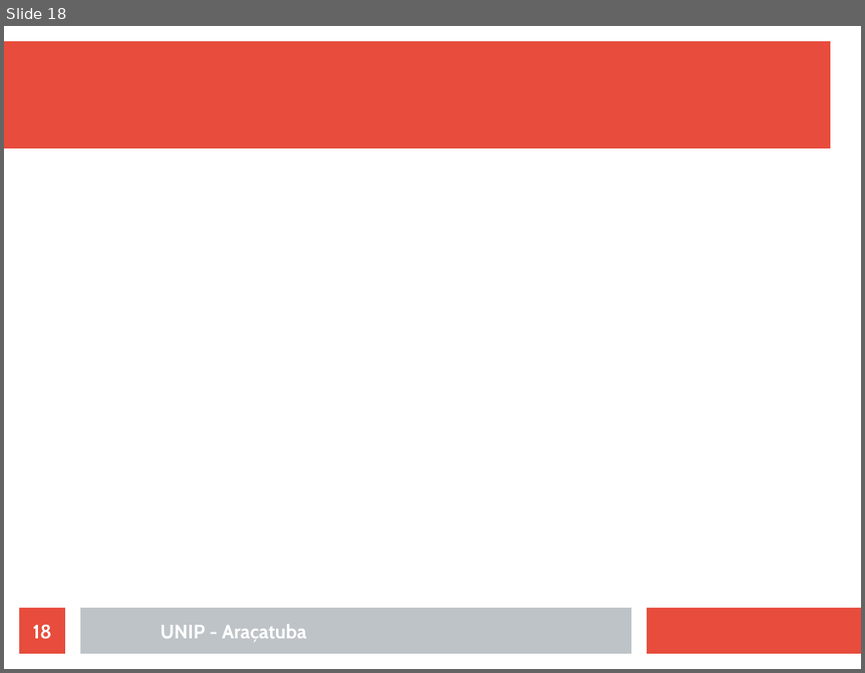
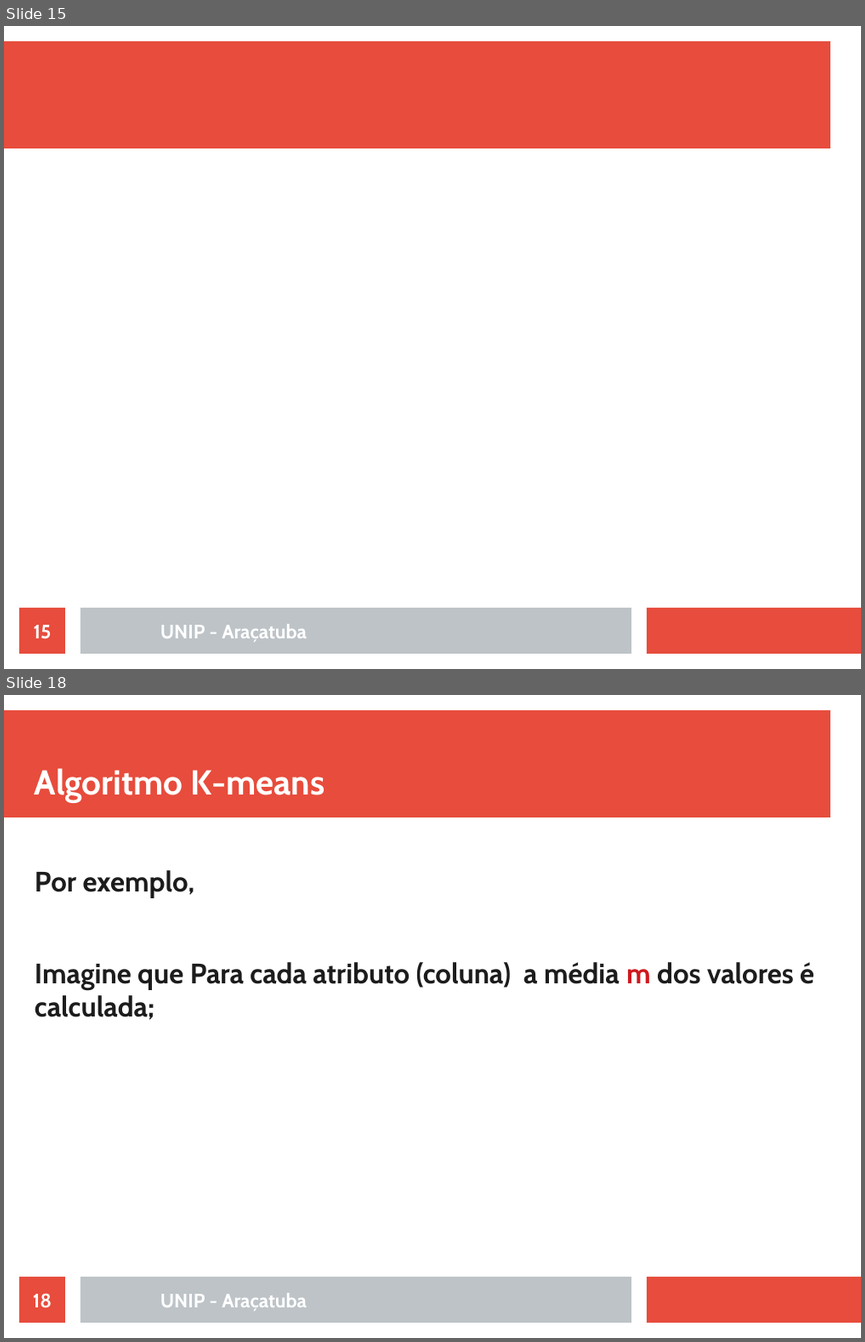
Before and after one commit to rafaelstojoao/pos-unip, a slide deck: [2020][modulo][Machine_Learning]/[aula]02[Agrupamento].odp. Shown one above the other, each under a label of ours: slide 18 before the commit, slides 15 and 18 after it; the slides between them are not shown. The pictures are 865x673 and 865x1342 pixels, drawn with LibreOffice and Linux fonts; fonts in the diff are those of the drawing. Boxes give left, top, right and bottom in pixels: in the first picture for what was removed or moved away, otherwise in the second. Text is boxed around its words. In the diff, an @@ line names an element or a change of style, - is before the commit and + after.

```diff
--- a/[2020][modulo][Machine_Learning]/[aula]02[Agrupamento].odp
+++ b/[2020][modulo][Machine_Learning]/[aula]02[Agrupamento].odp
@@ slide 18 added at (4, 695, 861, 1338), background #FFFFFF; not listed: 3 template elements that a slide beside it also shows @@
@@ title added at (35, 768, 324, 803), 32 pt, text #FFFFFF, bold @@
+Algoritmo K-means
@@ text added at (35, 870, 814, 1020), 26 pt, text #1C1C1C, bold @@
+Por exemplo,
+Imagine que Para cada atributo (coluna) a média m dos valores é calculada;
@@ page number added at (19, 1276, 65, 1322), fill #E74C3C, 18 pt, text #FFFFFF, bold @@
+18
@@ text added at (160, 1293, 307, 1310), 18 pt, text #FFFFFF, bold @@
+UNIP - Araçatuba
@@ what was slide 18 is now slide 15 @@
@@ page number at (34, 624, 52, 639): text changed @@
-18
+15
```
Also in this commit, not shown: 10 other slides added, 1 other file.
